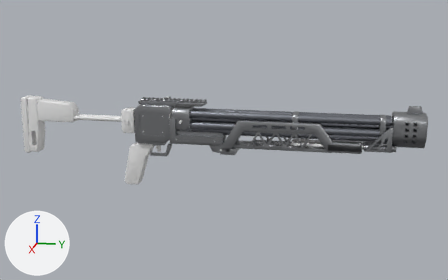
The glTF model models/tempest/tempest.glb: old version first, new version second.
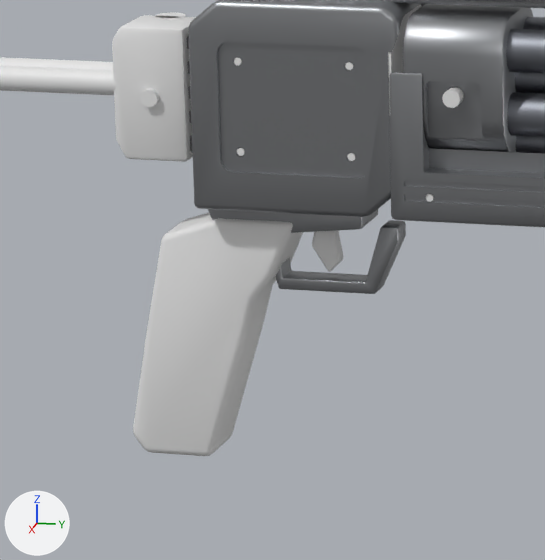
The first picture shows the older version from a camera (50 mm lens) standing at (1.321, 0.464, 0.284) and looking at (-0.007, 0.198, -0.048). The close-ups show the older and then the newer version on the part from 23% to 44% of the width and 38% to 72% of the height of that picture. Only the edits that show in the close-ups are written down. Arrows for +X, +Y and +Z are at lower left; the lights stay in place. Where no turn or scale is listed for an object, it has been applied to the vertices. Vertices at exactly the same position are counted once.

In view in the first close-up: 'base_1', 'base_20', 'base_27', 'base_28', 'base_29', 'grip_41', 'mag_65', 'mag_68', 'mag_70', 'stock_32', 'stock_35', 'stock_36' and 14 more.
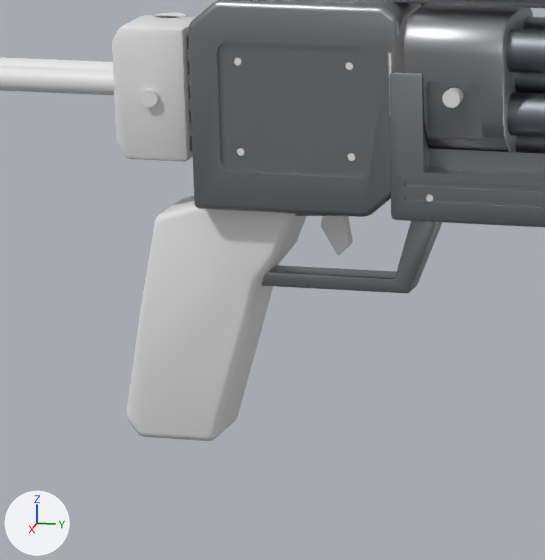
Changed parts and their boxes (x1, y1, x2, y2) in the close-ups (545 x 560 px):
```json
{"object": "grip_41", "change": "reshaped", "before": [133, 212, 303, 456], "after": [126, 196, 307, 441], "on screen": "6% wider"}
{"object": "base_29", "change": "reshaped", "before": [275, 220, 406, 294], "after": [262, 221, 442, 293]}
{"object": "base_27", "change": "reshaped", "before": [208, 209, 378, 233], "after": [295, 214, 336, 216], "on screen": "mostly hidden afterwards"}
{"object": "base_28", "change": "reshaped", "before": [312, 230, 344, 272], "after": [321, 216, 353, 255]}
{"object": "mag_70", "change": "unchanged, covered by the edit", "before": [403, 4, 533, 152]}
{"object": "mag_73", "change": "unchanged, uncovered by the edit", "after": [403, 4, 533, 152]}
{"object": "mag_65", "change": "unchanged, covered by the edit", "before": [506, 29, 545, 73]}
{"object": "mag_71", "change": "unchanged, uncovered by the edit", "after": [507, 92, 545, 137]}
```

Edits to the scene script, one JSON object a line:
```json
{"block": "me_tmp_027", "where": "# used by ob_base_27; location = (0.0, 0.0, 0.0)"}
{"op": "remove", "block": "me_tmp_027", "code": "me_tmp_027.from_pydata(...)  # 56 vertices, 108 faces; spans x -0.012..0.012, y 0.0004..0.065, z -0.0679..-0.054"}
{"op": "add", "block": "me_tmp_027", "code": "me_tmp_027.from_pydata(...)  # 56 vertices, 108 faces; spans x -0.012..0.012, y 0.0003..0.066, z -0.0595..-0.0535"}
{"block": "me_tmp_027", "change": "me_tmp_027 part 1: 56 of 56 vertices moved; they spanned x -0.012..0.012, y 0.0004..0.065, z -0.0679..-0.054 and now span x -0.012..0.012, y 0.0003..0.066, z -0.0595..-0.0535; mean shift (0.0, 0.0, 0.0038)"}
{"block": "me_tmp_028", "where": "# used by ob_base_28; location = (0.0, 0.0, 0.0)"}
{"op": "remove", "block": "me_tmp_028", "code": "me_tmp_028.from_pydata(...)  # 30 vertices, 56 faces; spans x -0.0025..0.0025, y 0.0411..0.0529, z -0.0826..-0.06"}
{"op": "add", "block": "me_tmp_028", "code": "me_tmp_028.from_pydata(...)  # 30 vertices, 56 faces; spans x -0.0025..0.0025, y 0.0451..0.0569, z -0.0756..-0.052"}
{"block": "me_tmp_028", "change": "me_tmp_028 part 2: all 12 vertices in x -0.0025..0.0025, y 0.0477..0.0529, z -0.0826..-0.0775 are moved by (0.0, 0.004, 0.007)"}
{"block": "me_tmp_028", "change": "other edits to the shape of me_tmp_028 do not show in these pictures"}
{"block": "me_tmp_026", "where": "# used by ob_base_29; location = (0.0, 0.0, 0.0)"}
{"op": "remove", "block": "me_tmp_026", "code": "me_tmp_026.from_pydata(...)  # 118 vertices, 232 faces; spans x -0.006..0.006, y 0.0203..0.078, z -0.09..-0.062"}
{"op": "add", "block": "me_tmp_026", "code": "me_tmp_026.from_pydata(...)  # 118 vertices, 232 faces; spans x -0.006..0.006, y 0.0122..0.094, z -0.089..-0.054"}
{"block": "me_tmp_026", "change": "me_tmp_026 part 3: 118 of 118 vertices moved; they spanned x -0.006..0.006, y 0.0203..0.078, z -0.09..-0.062 and now span x -0.006..0.006, y 0.0122..0.094, z -0.089..-0.054; mean shift (0.0, 0.0039, 0.0049)"}
{"block": "me_tmp_040", "where": "# used by ob_grip_41; location = (0.0, 0.0, 0.0)"}
{"op": "remove", "block": "me_tmp_040", "code": "me_tmp_040.from_pydata(...)  # 160 vertices, 316 faces; spans x -0.014..0.014, y -0.0336..0.0371, z -0.16..-0.06"}
{"op": "add", "block": "me_tmp_040", "code": "me_tmp_040.from_pydata(...)  # 160 vertices, 316 faces; spans x -0.0155..0.0155, y -0.0357..0.0391, z -0.153..-0.052"}
{"block": "me_tmp_040", "change": "me_tmp_040 part 4: 160 of 160 vertices moved; they spanned x -0.014..0.014, y -0.0336..0.0371, z -0.16..-0.06 and now span x -0.0155..0.0155, y -0.0357..0.0391, z -0.153..-0.052; mean shift (0.0, -0.0001, 0.0075)"}
```
